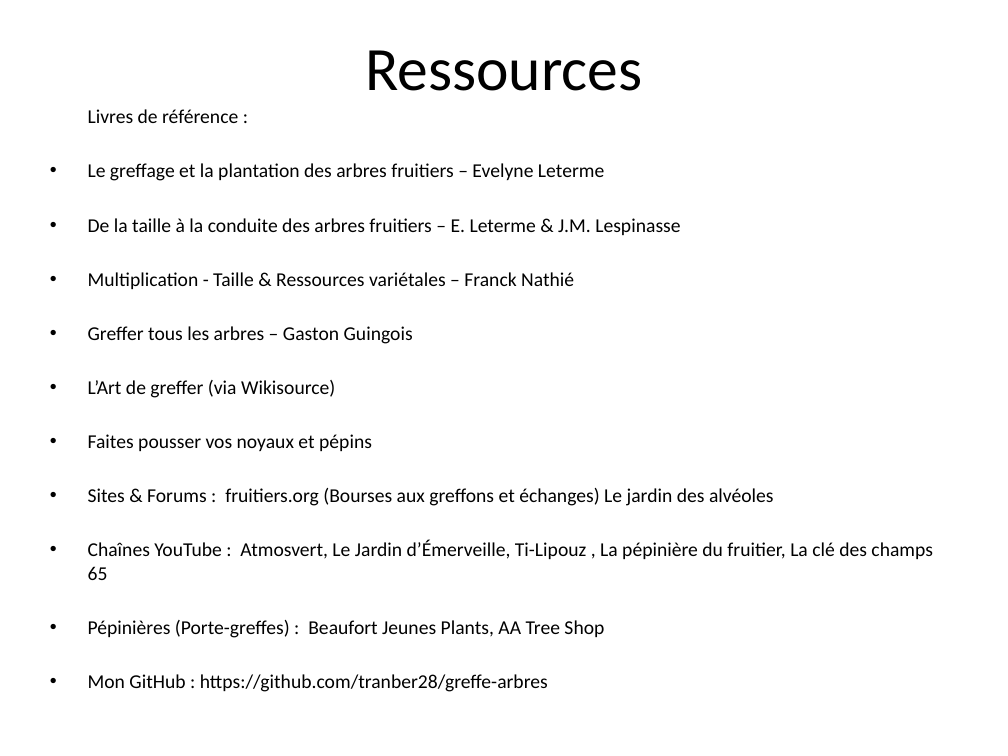
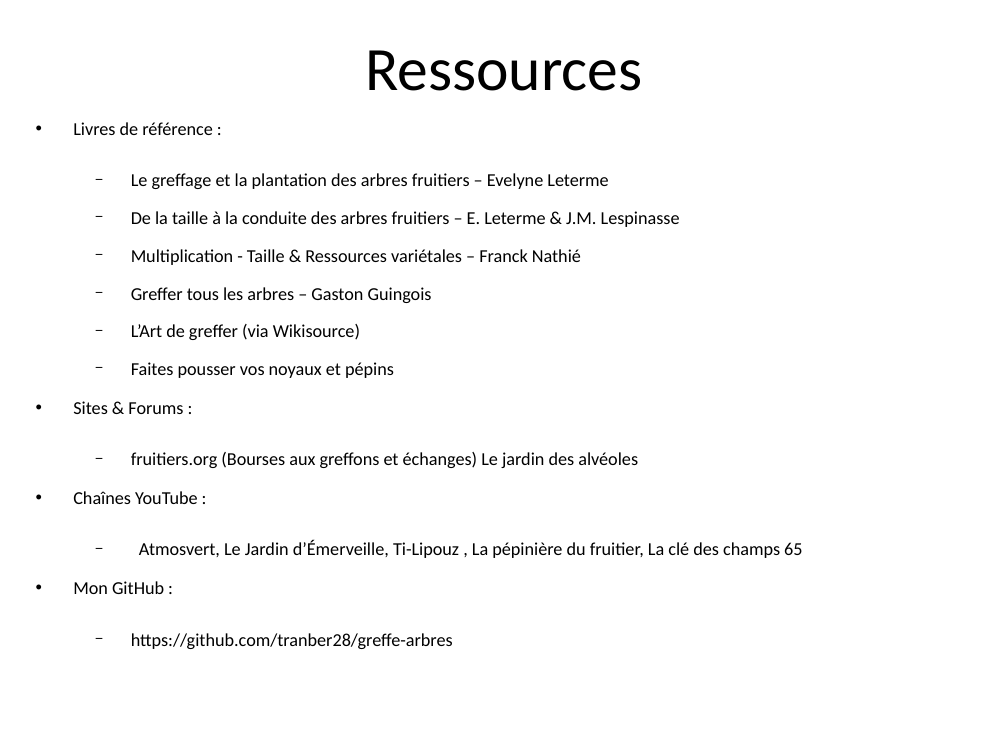
Before and after one commit to tranber28/greffe-arbres, a slide deck: slide 39 of greffe_arbres_final.odp (slide 38 before the commit). Drawn at 1008x756 pixels with LibreOffice and Linux fonts; fonts in the diff are those of the drawing. Boxes give left, top, right and bottom in pixels: in the first picture for what was removed or moved away, otherwise in the second. Text is boxed around its words. In the diff, an @@ line names an element or a change of style, - is before the commit and + after.

```diff
--- a/greffe_arbres_final.odp
+++ b/greffe_arbres_final.odp
@@ text "Livres de référence :": place and size @@
-text "Livres de référence :" at bbox=[88, 109, 933, 692]
+text "Livres de référence :" at bbox=[73, 122, 802, 649]
@@ text at bbox=[73, 122, 680, 378]: size 14 to 13 pt in "Livres de référence :", "Le greffage et la plantation des arbres ...", "De la taille à la conduite des ...", "Multiplication - Taille & Ressources variétales – ..." and 3 more places; bullet none to •; bullet • to −; list level 1 to 2 in "Le greffage et la plantation ..."; list level 1 to 2 in "De la taille à la ..."; list level 1 to 2 in "Multiplication - Taille & Ressources ..."; list level 1 to 2 in "Greffer tous les arbres – ..."; list level 1 to 2 in "L’Art de greffer (via Wikisource)"; list level 1 to 2 in "Faites pousser vos noyaux et ..." @@
@@ text at bbox=[73, 401, 802, 649]: text changed; size 14 to 13 pt @@
-• Sites & Forums : fruitiers.org (Bourses aux greffons et échanges) Le jardin des alvéoles
-• Chaînes YouTube : Atmosvert, Le Jardin d’Émerveille, Ti-Lipouz , La pépinière du fruitier, La clé des champs 65
-• Pépinières (Porte-greffes) : Beaufort Jeunes Plants, AA Tree Shop
-• Mon GitHub : https://github.com/tranber28/greffe-arbres
+• Sites & Forums :
+  − fruitiers.org (Bourses aux greffons et échanges) Le jardin des alvéoles
+• Chaînes YouTube :
+  − Atmosvert, Le Jardin d’Émerveille, Ti-Lipouz , La pépinière du fruitier, La clé des champs 65
+• Mon GitHub :
+  − https://github.com/tranber28/greffe-arbres
```
Also in this commit, not shown: 30 other slides changed, 4 slides added, 3 slides removed.
